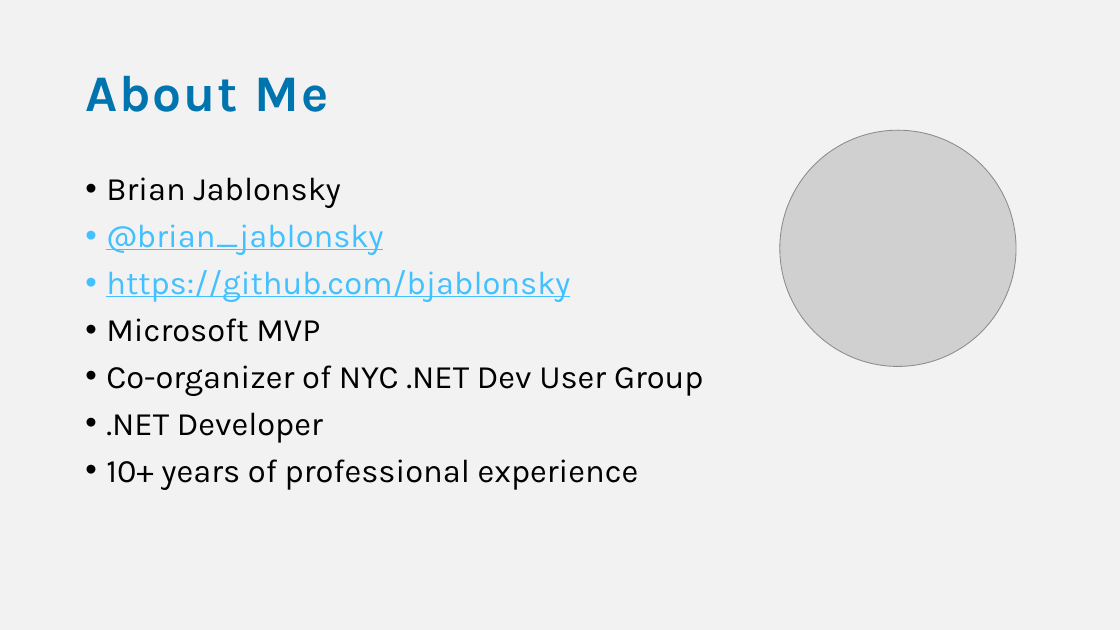
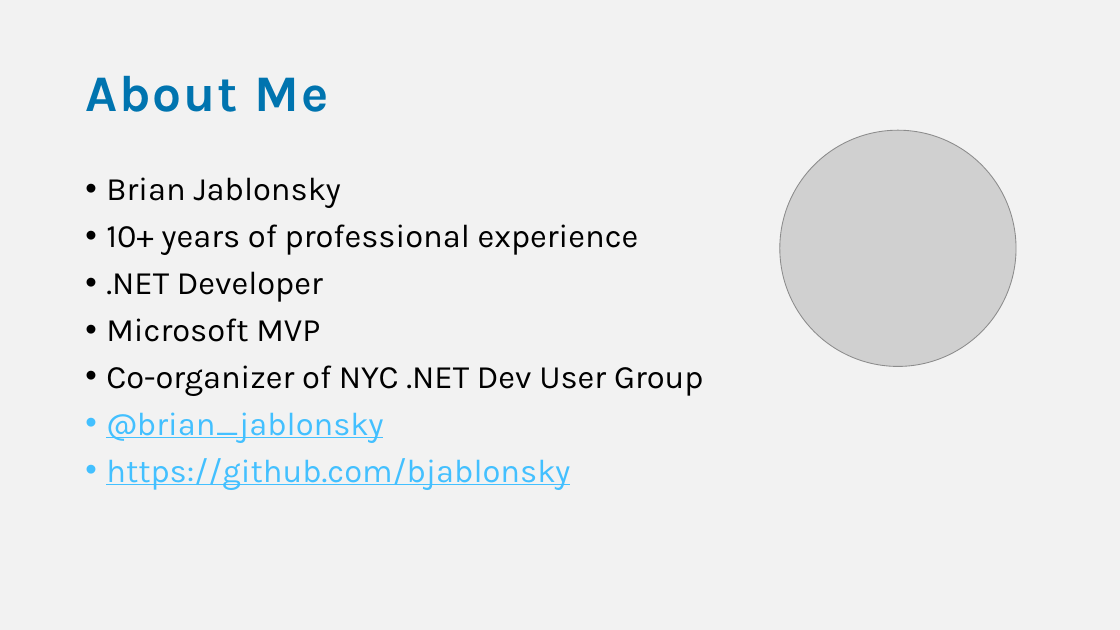
Before and after one commit to bjablonsky/GithubActions, a slide deck: slide 2 of slides/GithubActions-WorkflowsInYourRepo.pptx. Drawn at 1120x630 pixels with LibreOffice and Linux fonts; fonts in the diff are those of the drawing; grey boxes stand for pictures. Boxes give left, top, right and bottom in pixels: in the first picture for what was removed or moved away, otherwise in the second. Text is boxed around its words. In the diff, an @@ line names an element or a change of style, - is before the commit and + after.

```diff
--- a/slides/GithubActions-WorkflowsInYourRepo.pptx
+++ b/slides/GithubActions-WorkflowsInYourRepo.pptx
@@ text at bbox=[106, 224, 703, 396]: paragraphs added @@
+• 10+ years of professional experience
+• .NET Developer
+• Microsoft MVP
+• Co-organizer of NYC .NET Dev User Group
@@ text at bbox=[106, 318, 703, 490]: paragraphs removed @@
-• Microsoft MVP
-• Co-organizer of NYC .NET Dev User Group
-• .NET Developer
-• 10+ years of professional experience
```
Also in this commit, not shown: 13 other slides changed, 4 slides added, 1 slide removed, 1 other file.
